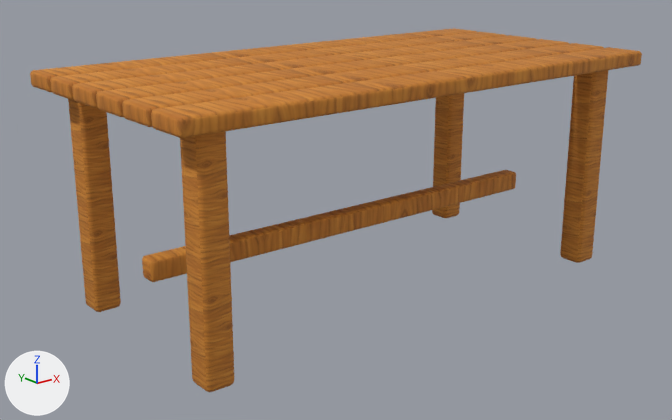
The glTF model public/models/furniture/patio-dining-table.glb as it was, and as the next commit left it.
Both versions are drawn from a camera (50 mm lens) standing at (-1.923, -2.298, 1.192) and looking at (-0.074, 0.014, 0.268). The axes (+X, +Y, +Z) are drawn at lower left. The lights are the same throughout. The first picture is the older version. Vertices at exactly the same position are counted once.

Objects in the first picture: 'patio-dining-table'.
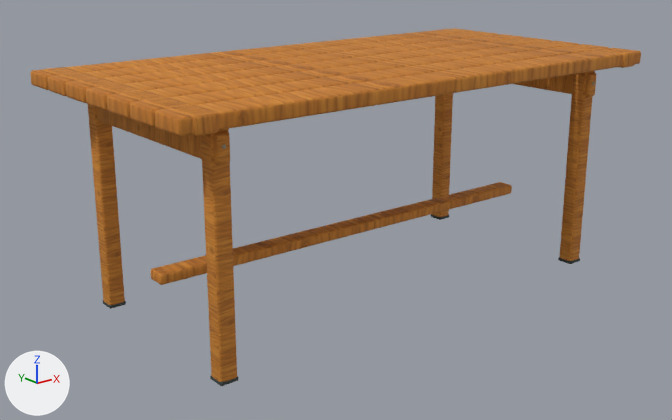
Boxes [x1, y1, x2, y2] around the edits, measured in the pictures (672 x 420 px; the box of a moved part takes in the faces that stretch with it):
'patio-dining-table', reshaped
    before: [30, 28, 642, 392]
    after: [30, 28, 641, 386]
part 1 of me_cube_118, moved or reshaped
    before: [180, 131, 234, 392]
    after: [201, 129, 237, 382]
part 2 of me_cube_118, moved or reshaped
    before: [68, 99, 121, 312]
    after: [88, 104, 125, 305]
part 3 of me_cube_118, moved or reshaped
    before: [560, 70, 608, 263]
    after: [560, 71, 595, 261]
part 4 of me_cube_118, moved or reshaped
    before: [432, 93, 464, 218]
    after: [432, 93, 453, 217]
part 5 of me_cube_118, moved or reshaped
    before: [96, 39, 569, 117]
    after: [107, 41, 579, 118]
part 6 of me_cube_118, moved or reshaped
    before: [72, 35, 537, 108]
    after: [85, 37, 551, 110]
part 7 of me_cube_118, moved or reshaped
    before: [50, 32, 506, 100]
    after: [66, 34, 524, 103]
part 8 of me_cube_118, moved or reshaped
    before: [142, 170, 516, 282]
    after: [151, 182, 512, 285]
part 9 of me_cube_118, moved or reshaped
    before: [122, 43, 604, 127]
    after: [210, 376, 238, 386]
part 10 of me_cube_118, added
    after: [103, 301, 126, 309]
part 11 of me_cube_118, added
    after: [558, 257, 580, 264]
part 12 of me_cube_118, added
    after: [431, 214, 449, 220]
part 13 of me_cube_118, added (brown)
    after: [96, 107, 230, 165]
part 14 of me_cube_118, added (brown)
    after: [514, 72, 596, 97]
part 15 of me_cube_118, added
    after: [46, 67, 219, 136]
part 16 of me_cube_118, cut back
    before: [152, 52, 642, 138]
    after: [130, 44, 641, 136]
part 17 of me_cube_118, reshaped
    before: [31, 32, 474, 92]
    after: [31, 28, 499, 96]

The change, as a list of edits to the scene's bpy script:
```text
Change me_cube_118:
    remove me_cube_118.from_pydata(...)  # 1056 vertices, 2068 faces; spans x -0.9..0.9, y -0.45..0.45, z 0.0..0.76
    add me_cube_118.from_pydata(...)  # 2200 vertices, 4312 faces; spans x -0.9..0.9, y -0.45..0.45, z 0.0..0.76
    me_cube_118 part 1: the loose piece of 96 vertices spanning x -0.82..-0.73, y -0.38..-0.29, z 0.0..0.71 is scaled about its middle by (0.621, 0.616, 1.01), then moved by (0.04, 0.0, 0.0)
    me_cube_118 part 2: the loose piece of 96 vertices spanning x -0.82..-0.73, y 0.29..0.38, z 0.0..0.71 is scaled about its middle by (0.621, 0.616, 1.01), then moved by (0.04, 0.0, 0.0)
    me_cube_118 part 3: the loose piece of 96 vertices spanning x 0.73..0.82, y -0.38..-0.29, z 0.0..0.71 is scaled about its middle by (0.621, 0.616, 1.01), then moved by (-0.04, 0.0, 0.0)
    me_cube_118 part 4: the loose piece of 96 vertices spanning x 0.73..0.82, y 0.29..0.38, z 0.0..0.71 is scaled about its middle by (0.621, 0.616, 1.01), then moved by (-0.04, 0.0, 0.0)
    me_cube_118 part 5: the loose piece of 96 vertices spanning x -0.9..0.9, y -0.15..0.0, z 0.71..0.76 is scaled about its middle by (1, 0.845, 0.946), then moved by (0.0, -0.05, 0.0)
    me_cube_118 part 6: the loose piece of 96 vertices spanning x -0.9..0.9, y 0.0..0.15, z 0.71..0.76 is scaled about its middle by (1, 0.845, 0.946), then moved by (0.0, -0.08, 0.0)
    me_cube_118 part 7: the loose piece of 96 vertices spanning x -0.9..0.9, y 0.16..0.3, z 0.71..0.76 is scaled about its middle by (1, 0.845, 0.946), then moved by (0.0, -0.1, 0.0)
    me_cube_118 part 8: the loose piece of 96 vertices spanning x -0.78..0.78, y -0.03..0.03, z 0.2..0.27 is scaled about its middle by (0.968, 1.18, 0.471), then moved by (0.0, 0.0, -0.03)
    me_cube_118 part 9: the loose piece of 96 vertices spanning x -0.9..0.9, y -0.3..-0.16, z 0.71..0.76 is scaled about its middle by (0.0297, 0.404, 0.24), then moved by (-0.74, -0.11, -0.73), in mat_powder_coated_charcoal (dark grey #404744)
    me_cube_118 part 10: the loose piece of 96 vertices spanning x -0.82..-0.73, y 0.29..0.38, z 0.0..0.71 is copied, and the copy is scaled about its middle by (0.719, 0.713, 0.0132), then moved by (0.04, 0.0, -0.35), in mat_powder_coated_charcoal (dark grey #404744); it spans x -0.77..-0.71, y 0.31..0.36, z 0.0..0.01
    me_cube_118 part 11: the loose piece of 96 vertices spanning x -0.9..0.9, y -0.45..-0.31, z 0.71..0.76 is copied, and the copy is scaled about its middle by (0.0297, 0.404, 0.24), then moved by (0.74, 0.05, -0.73), in mat_powder_coated_charcoal (dark grey #404744); it spans x 0.71..0.77, y -0.36..-0.31, z 0.0..0.01
    me_cube_118 part 12: the loose piece of 96 vertices spanning x -0.78..0.78, y -0.03..0.03, z 0.2..0.27 is copied, and the copy is scaled about its middle by (0.0342, 1.09, 0.162), then moved by (0.74, 0.33, -0.22), in mat_powder_coated_charcoal (dark grey #404744); it spans x 0.71..0.77, y 0.31..0.36, z 0.0..0.01
    me_cube_118 part 13: a new loose piece of 96 vertices spanning x -0.76..-0.72, y -0.37..0.37, z 0.61..0.69, in mat_wood_honey_textured (picture img_handpainted_honey_oak)
    me_cube_118 part 14: a new loose piece of 96 vertices spanning x 0.72..0.76, y -0.37..0.37, z 0.61..0.69, in mat_wood_honey_textured (picture img_handpainted_honey_oak)
    me_cube_118 part 15: a new loose piece of 96 vertices spanning x -0.86..-0.79, y -0.45..0.45, z 0.71..0.76, in mat_wood_honey_textured (picture img_handpainted_honey_oak)
    me_cube_118 part 16: 5 vertices moved within x -0.9..0.9, y -0.44..-0.31, z 0.72; 46 vertices removed from x -0.9..0.9, y -0.45..-0.31, z 0.71..0.76; 142 vertices added at x -0.9..0.9, y -0.44..-0.2, z 0.71..0.76
    me_cube_118 part 17: 5 vertices moved within x -0.9..0.9, y 0.31..0.44, z 0.72; 46 vertices removed from x -0.9..0.9, y 0.31..0.45, z 0.71..0.76; 142 vertices added at x -0.9..0.9, y 0.2..0.44, z 0.71..0.76
    other edits to the shape of me_cube_118 do not show in these pictures
    add me_cube_118.materials.append(mat_powder_coated_charcoal)  # dark grey #404744
    add me_cube_118.materials.append(mat_weathered_fasteners)  # beige #a2957c
```
